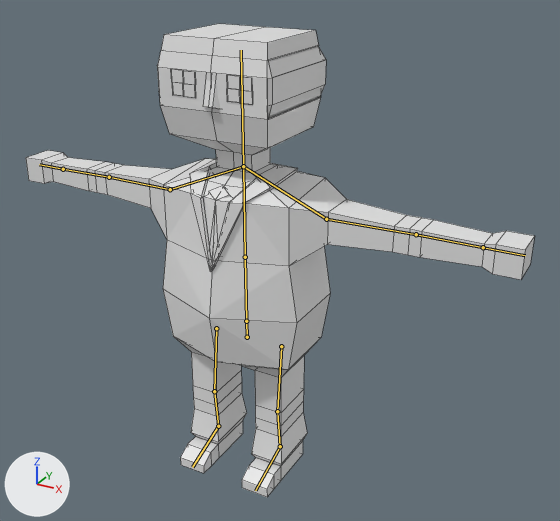
Renders of the Blender file ActorV1.blend from each side of a commit.
Camera for both pictures: a 50 mm camera at (1.86, -3.02, 2.73) aimed at (0.16, 0.07, 1.18). Every picture has the same lights, and +X, +Y and +Z are marked at lower left. The bones that bend it are drawn over the model as lines. Mesh edges are drawn as thin lines.

In view in the first picture: 'Actor'.
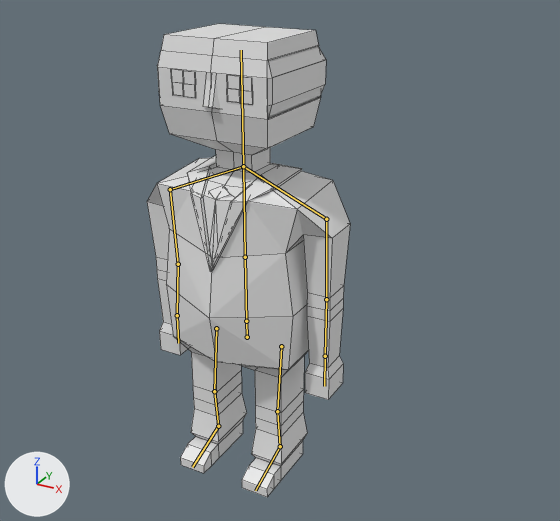
The newer file adds an action. The first version stands in its rest pose; the second is drawn at frame 60 of the action 'Armature'.

Changed parts and their boxes [x1, y1, x2, y2] in the pictures (560 x 521 px):
'Actor', posed (60% narrower)
    before: [26, 24, 534, 497]
    after: [147, 24, 350, 497]
bone 'Upperarm.L', root to tip
    before: (326, 219) to (416, 234)
    after: (326, 219) to (326, 299)
bone 'Upperarm.R', root to tip
    before: (170, 189) to (109, 177)
    after: (170, 189) to (178, 264)

The edits, one by one:
Bone 'Upperarm.L' (bone_upperarm_l) turns from (0, 0, 0) to (-89, 4, -3) degrees about its own x, y and z.
Bone 'Upperarm.R' (bone_upperarm_r) turns from (0, 0, 0) to (-90, -4, 3) degrees about its own x, y and z.
